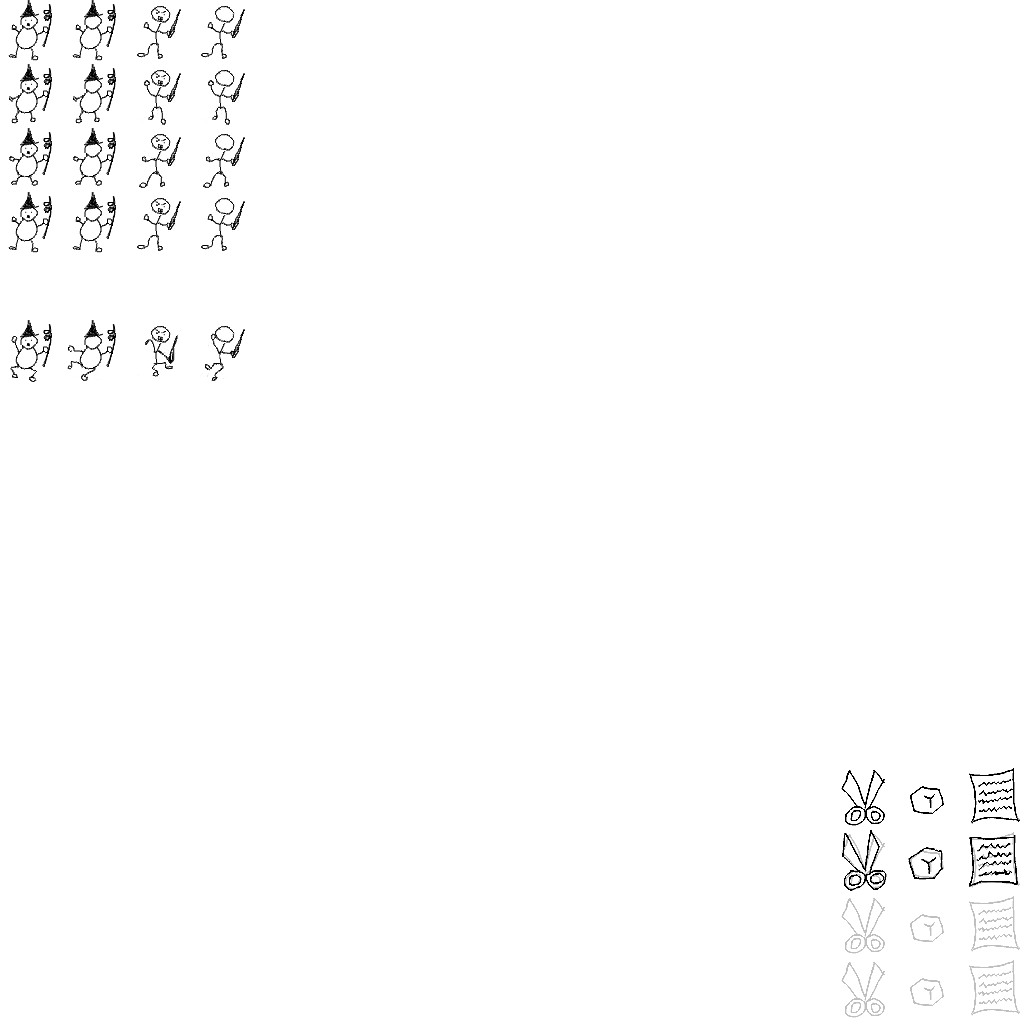
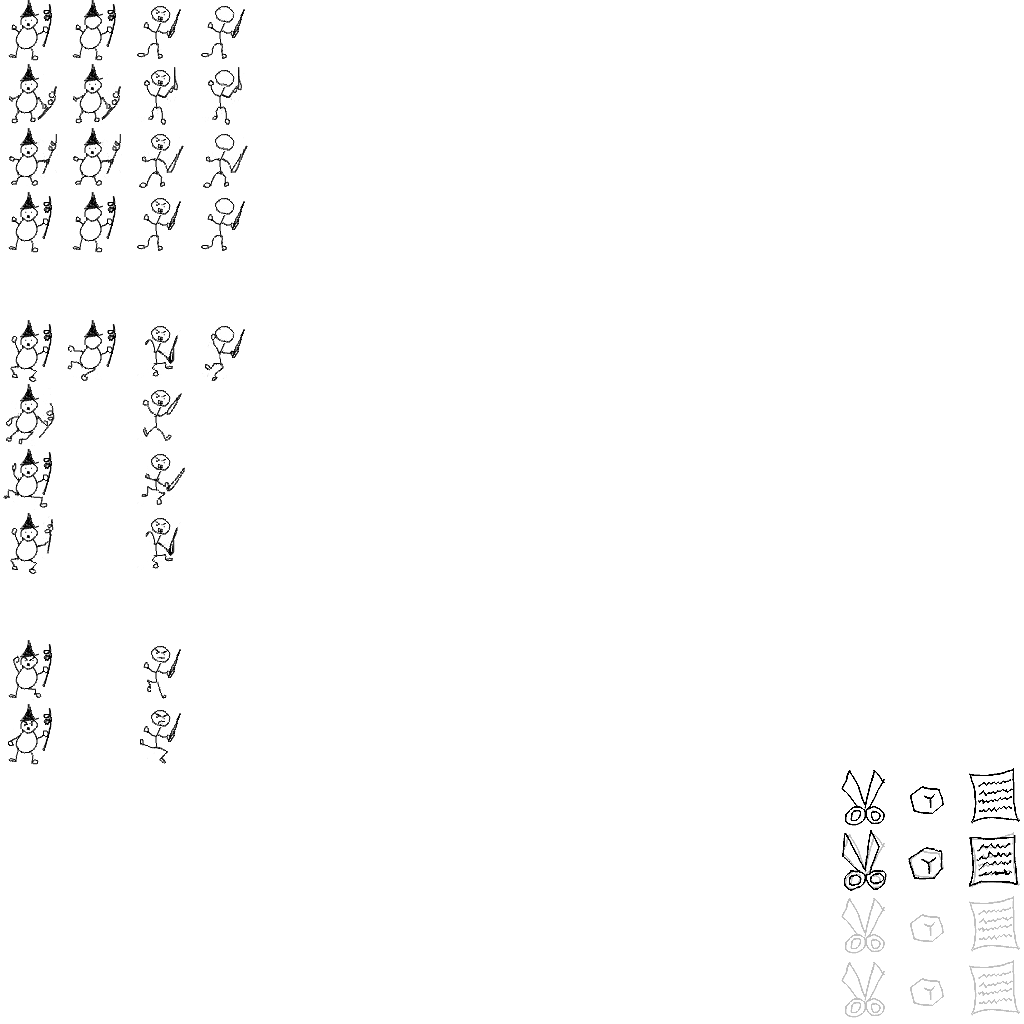
Two versions of the same layered image (w=1024, h=1024). Layer-by-layer changes:
painted on "Draw_Layer" over [3, 67, 248, 765]
